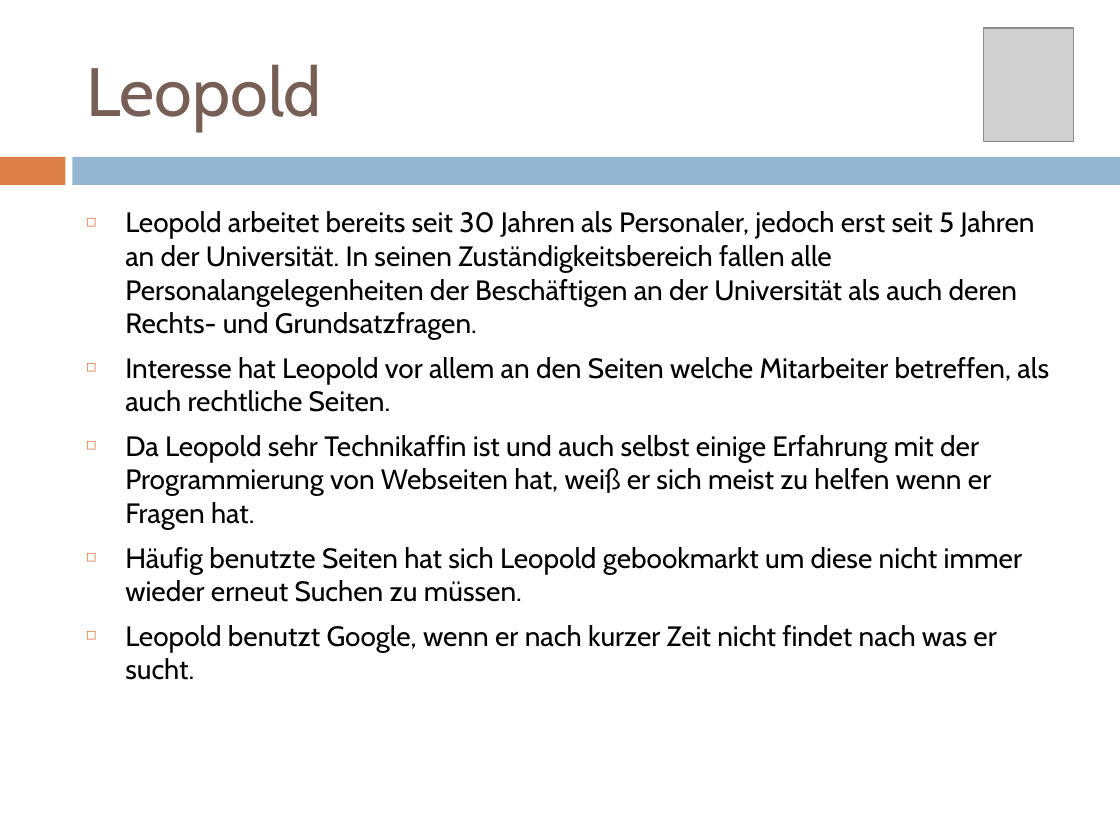
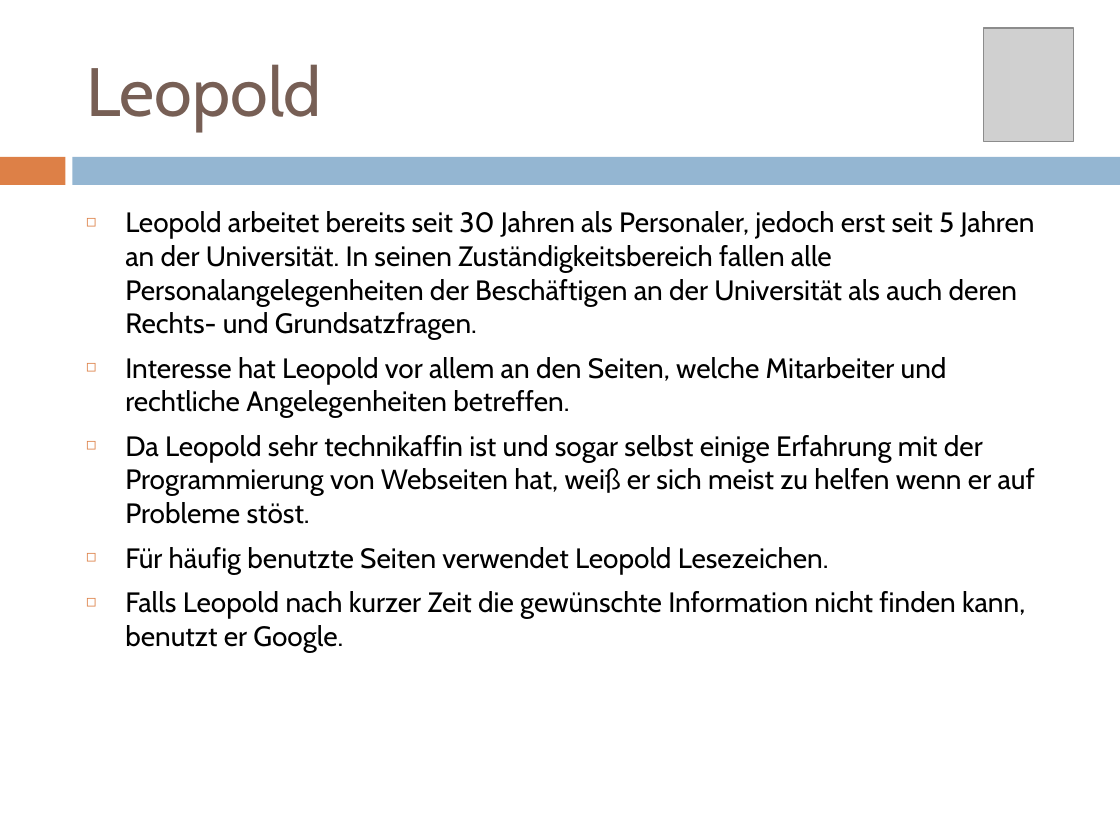
Before and after one commit to pinkdroyd/redesign-ur-rz, a slide deck: slide 19 of Personas und Szenarien/Personas_Redesign_RZ.pptx. Drawn at 1120x840 pixels with LibreOffice and Linux fonts; fonts in the diff are those of the drawing; grey boxes stand for pictures. Boxes give left, top, right and bottom in pixels: in the first picture for what was removed or moved away, otherwise in the second. Text is boxed around its words. In the diff, an @@ line names an element or a change of style, - is before the commit and + after.

```diff
--- a/Personas und Szenarien/Personas_Redesign_RZ.pptx
+++ b/Personas und Szenarien/Personas_Redesign_RZ.pptx
@@ text at (x1=125, y1=357, x2=1035, y2=652): text changed @@
-◻ Interesse hat Leopold vor allem an den Seiten welche Mitarbeiter betreffen, als auch rechtliche Seiten.
-◻ Da Leopold sehr Technikaffin ist und auch selbst einige Erfahrung mit der Programmierung von Webseiten hat, weiß er sich meist zu helfen wenn er Fragen hat.
-◻ Häufig benutzte Seiten hat sich Leopold gebookmarkt um diese nicht immer wieder erneut Suchen zu müssen.
-◻ Leopold benutzt Google, wenn er nach kurzer Zeit nicht findet nach was er sucht.
+◻ Interesse hat Leopold vor allem an den Seiten, welche Mitarbeiter und rechtliche Angelegenheiten betreffen.
+◻ Da Leopold sehr technikaffin ist und sogar selbst einige Erfahrung mit der Programmierung von Webseiten hat, weiß er sich meist zu helfen wenn er auf Probleme stöst.
+◻ Für häufig benutzte Seiten verwendet Leopold Lesezeichen.
+◻ Falls Leopold nach kurzer Zeit die gewünschte Information nicht finden kann, benutzt er Google.
```
Also in this commit, not shown: 16 other slides changed, 1 other file.
